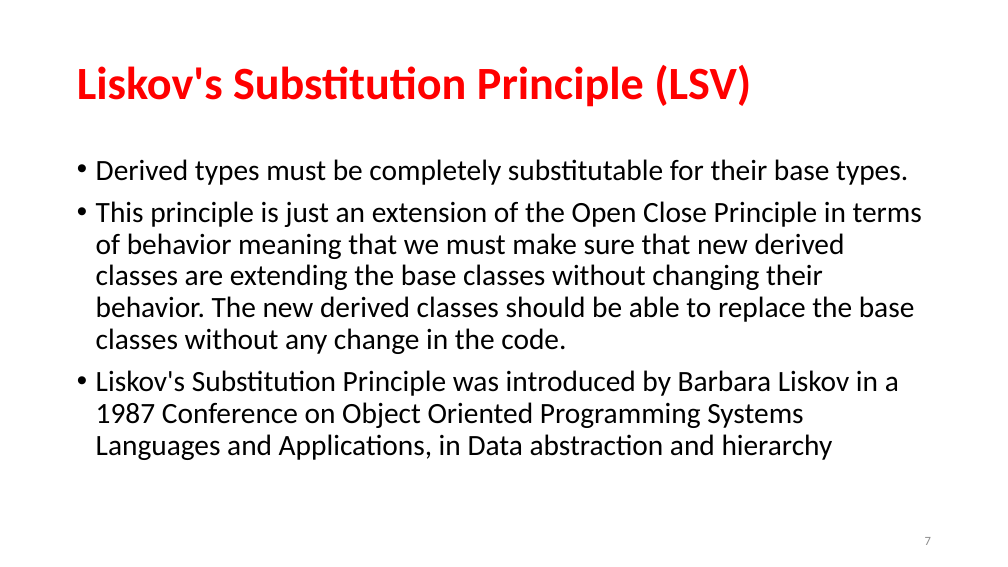
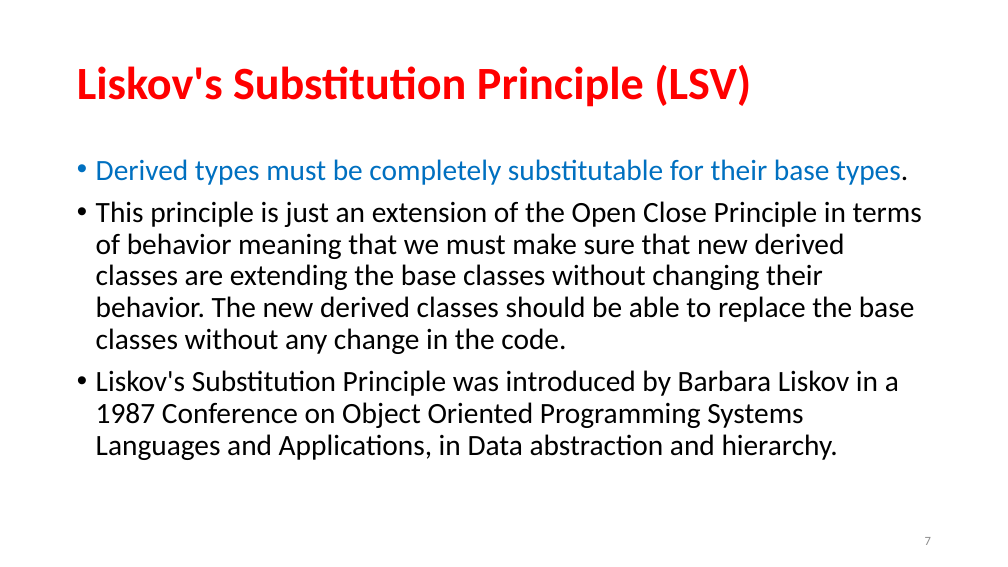
Before and after one commit to rainyheart/bjc-protoss-design_patten-demo, a slide deck: slide 7 of ppt/Design Patterns.pptx. Drawn at 1008x567 pixels with LibreOffice and Linux fonts; fonts in the diff are those of the drawing; background and template pictures are left out. Boxes give left, top, right and bottom in pixels: in the first picture for what was removed or moved away, otherwise in the second. Text is boxed around its words. In the diff, an @@ line names an element or a change of style, - is before the commit and + after.

```diff
--- a/ppt/Design Patterns.pptx
+++ b/ppt/Design Patterns.pptx
@@ text at [96, 159, 908, 185]: text colour #000000 to #0070C0 in "Derived types must be completely substitutable for ..." @@
@@ text at [96, 370, 899, 460]: text changed @@
-• Liskov's Substitution Principle was introduced by Barbara Liskov in a 1987 Conference on Object Oriented Programming Systems Languages and Applications, in Data abstraction and hierarchy
+• Liskov's Substitution Principle was introduced by Barbara Liskov in a 1987 Conference on Object Oriented Programming Systems Languages and Applications, in Data abstraction and hierarchy.
```
Also in this commit, not shown: 5 other slides changed, 1 other file.
